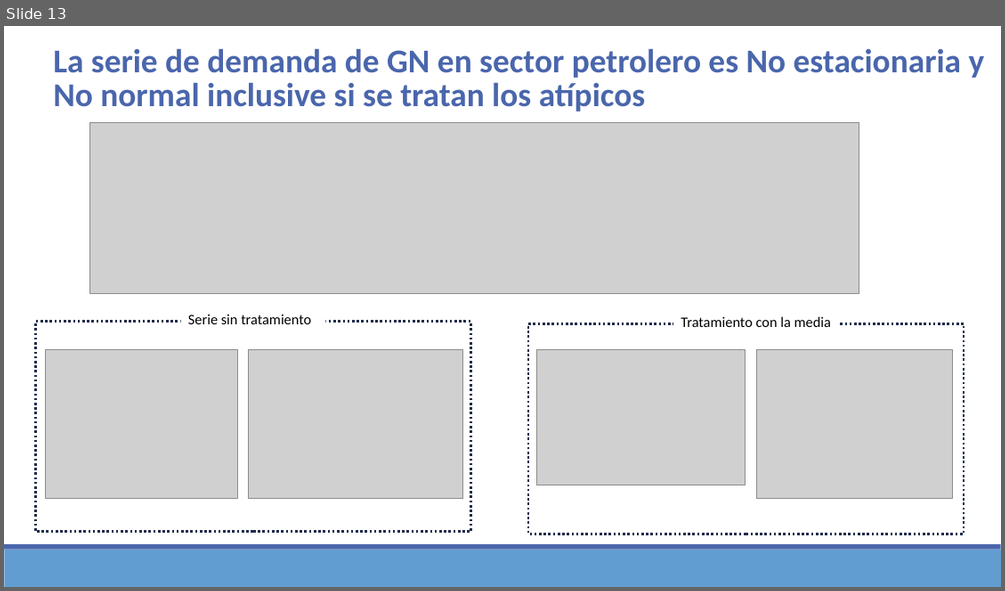
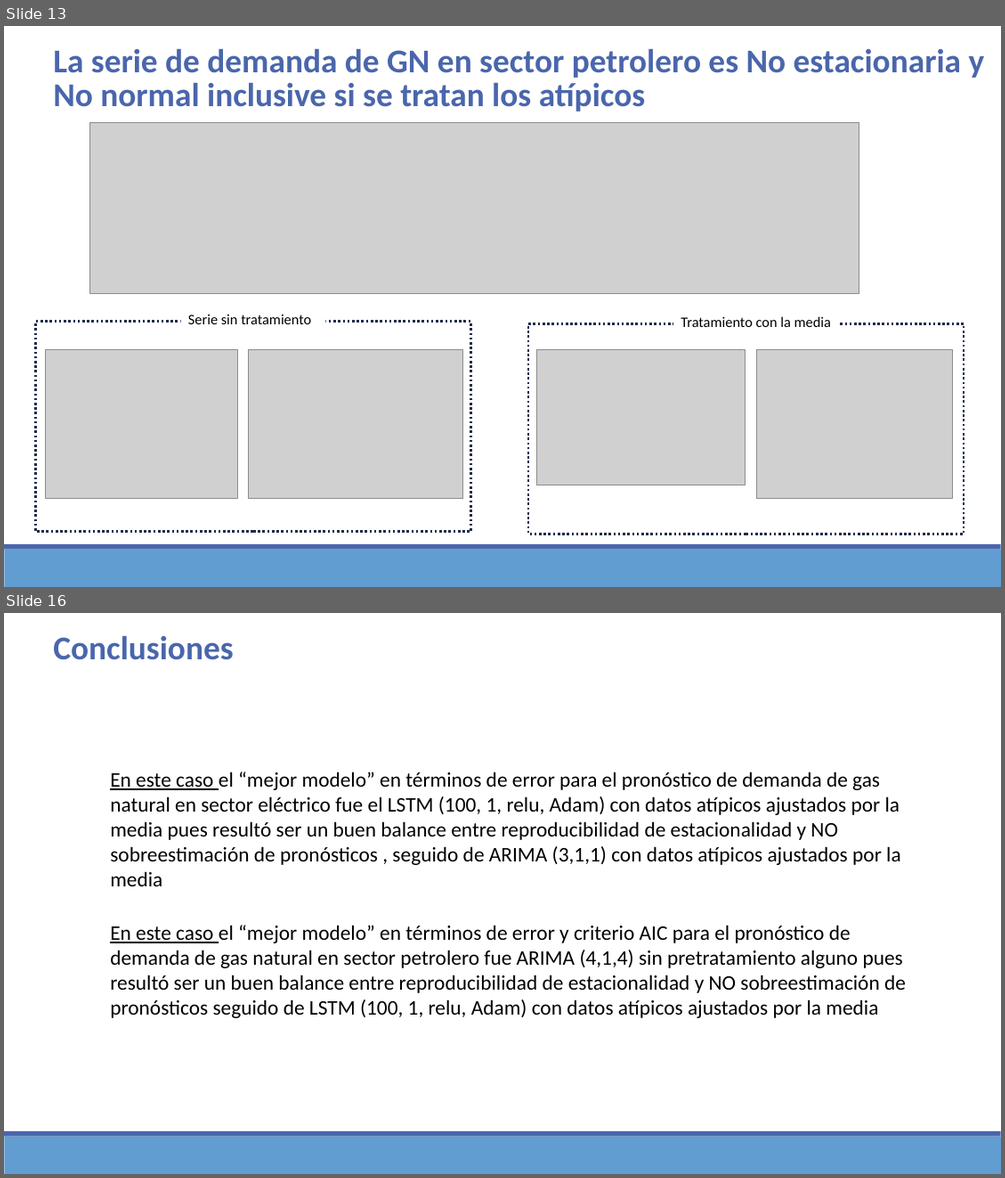
Before and after one commit to Sergio-Ibarra-1795/Diplomado_UNAM_DC_Full_gitHub, a slide deck: Diplomado_DS_Proyecto_Final/Proyecto_final_Diplomado_DS_UNAM_v2.pptx. Shown one above the other, each under a label of ours: slide 13 before the commit, slides 13 and 16 after it; the slides between them are not shown. The pictures are 1005x591 and 1005x1178 pixels, drawn with LibreOffice and Linux fonts; fonts in the diff are those of the drawing; grey boxes stand for pictures. Boxes give left, top, right and bottom in pixels: in the first picture for what was removed or moved away, otherwise in the second. Text is boxed around its words. In the diff, an @@ line names an element or a change of style, - is before the commit and + after.

```diff
--- a/Diplomado_DS_Proyecto_Final/Proyecto_final_Diplomado_DS_UNAM_v2.pptx
+++ b/Diplomado_DS_Proyecto_Final/Proyecto_final_Diplomado_DS_UNAM_v2.pptx
@@ slide 16 added at bbox=[4, 613, 1001, 1174], background #FFFFFF; not listed: 2 template elements that a slide beside it also shows @@
@@ text added at bbox=[53, 636, 233, 660], 32 pt, text #4A66AC, bold @@
+  Conclusiones
@@ text added at bbox=[110, 771, 901, 886], 20 pt, text #000000 @@
+En este caso el “mejor modelo” en términos de error para el pronóstico de demanda de gas natural en sector eléctrico fue el LSTM (100, 1, relu, Adam) con datos atípicos ajustados por la media pues resultó ser un buen balance entre reproducibilidad de estacionalidad y NO sobreestimación de pronósticos , seguido de ARIMA (3,1,1) con datos atípicos ajustados por la media
@@ text added at bbox=[110, 925, 906, 1018], 20 pt, text #000000 @@
+En este caso el “mejor modelo” en términos de error y criterio AIC para el pronóstico de demanda de gas natural en sector petrolero fue ARIMA (4,1,4) sin pretratamiento alguno pues resultó ser un buen balance entre reproducibilidad de estacionalidad y NO sobreestimación de pronósticos seguido de LSTM (100, 1, relu, Adam) con datos atípicos ajustados por la media
```
Also in this commit, not shown: 4 slides changed, 11 other files.
